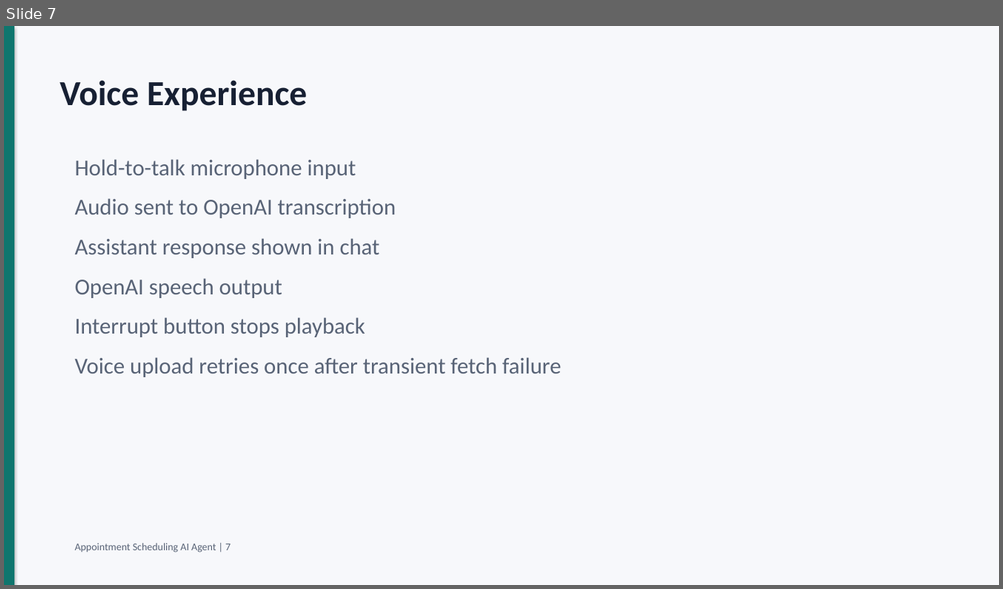
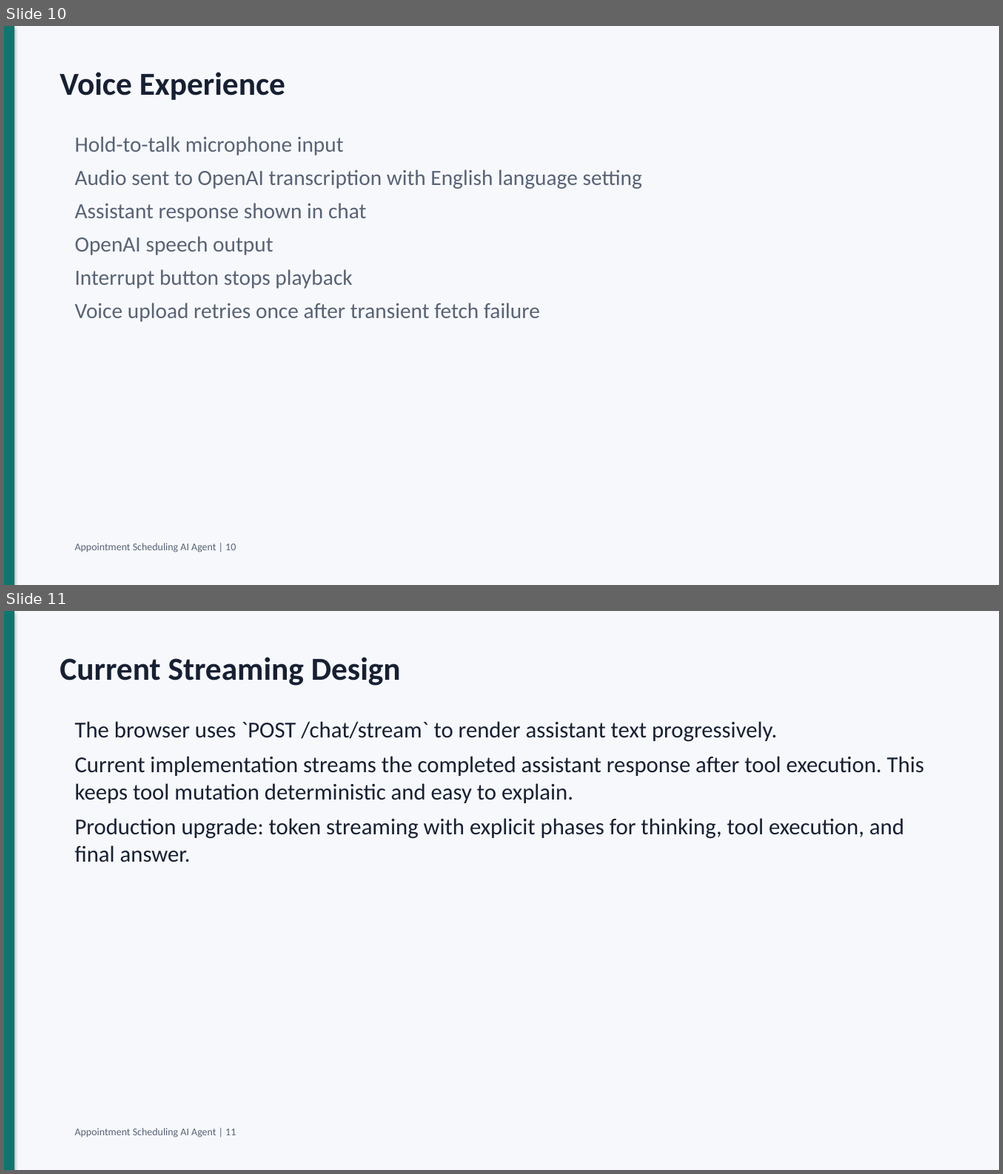
Before and after one commit to amankumarhal/scheduling_agent, a slide deck: docs/appointment_agent_interview_deck.pptx. Shown one above the other, each under a label of ours: slide 7 before the commit, slides 10 and 11 after it. The pictures are 1003x589 and 1003x1174 pixels, drawn with LibreOffice and Linux fonts; fonts in the diff are those of the drawing. Boxes give left, top, right and bottom in pixels: in the first picture for what was removed or moved away, otherwise in the second. Text is boxed around its words. In the diff, an @@ line names an element or a change of style, - is before the commit and + after.

Commit message:
Expand production system design slides

```diff
--- a/docs/appointment_agent_interview_deck.pptx
+++ b/docs/appointment_agent_interview_deck.pptx
@@ slide 11 added at (4, 611, 999, 1170), background #F7F8FB @@
@@ rectangle added at (4, 611, 14, 1170), fill #0F766E @@
@@ text added at (60, 657, 401, 686), 31 pt, text #172033, bold @@
+Current Streaming Design
@@ text added at (75, 721, 924, 863), 22 pt, text #172033 @@
+The browser uses `POST /chat/stream` to render assistant text progressively.
+Current implementation streams the completed assistant response after tool execution. This keeps tool mutation deterministic and easy to explain.
+Production upgrade: token streaming with explicit phases for thinking, tool execution, and final answer.
@@ text added at (75, 1128, 236, 1138), 10 pt, text #586376 @@
+Appointment Scheduling AI Agent | 11
@@ what was slide 7 is now slide 10 @@
@@ slide 10 changed as well @@
@@ text "Voice Experience": place and size @@
-text "Voice Experience" at (60, 80, 307, 111)
+text "Voice Experience" at (60, 72, 285, 100)
@@ text "Voice Experience" at (60, 72, 285, 100): size 34 to 31 pt @@
@@ text "Hold-to-talk microphone input": place and size @@
-text "Hold-to-talk microphone input" at (75, 159, 560, 378)
+text "Hold-to-talk microphone input" at (75, 136, 642, 322)
@@ text at (75, 136, 540, 322): size 22 to 21 pt in "Hold-to-talk microphone input", "Assistant response shown in chat", "OpenAI speech output", "Interrupt button stops playback" and 1 more places; less space between paragraphs @@
@@ text at (75, 170, 642, 189): text changed; size 22 to 21 pt @@
-Audio sent to OpenAI transcription
+Audio sent to OpenAI transcription with English language setting
@@ text at (75, 543, 236, 553): text changed @@
-Appointment Scheduling AI Agent | 7
+Appointment Scheduling AI Agent | 10
```
Also in this commit, not shown: 10 other slides changed, 13 other slides added, 4 slides removed, 1 other file.
